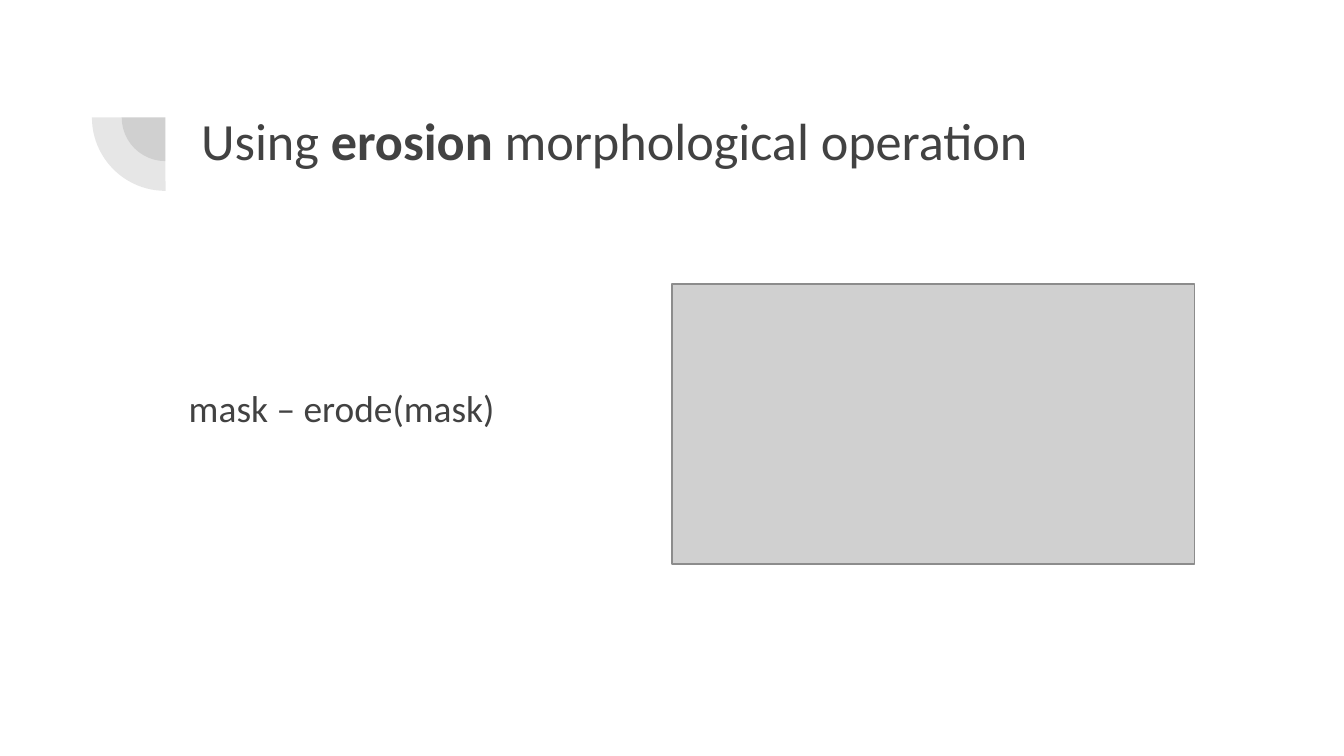
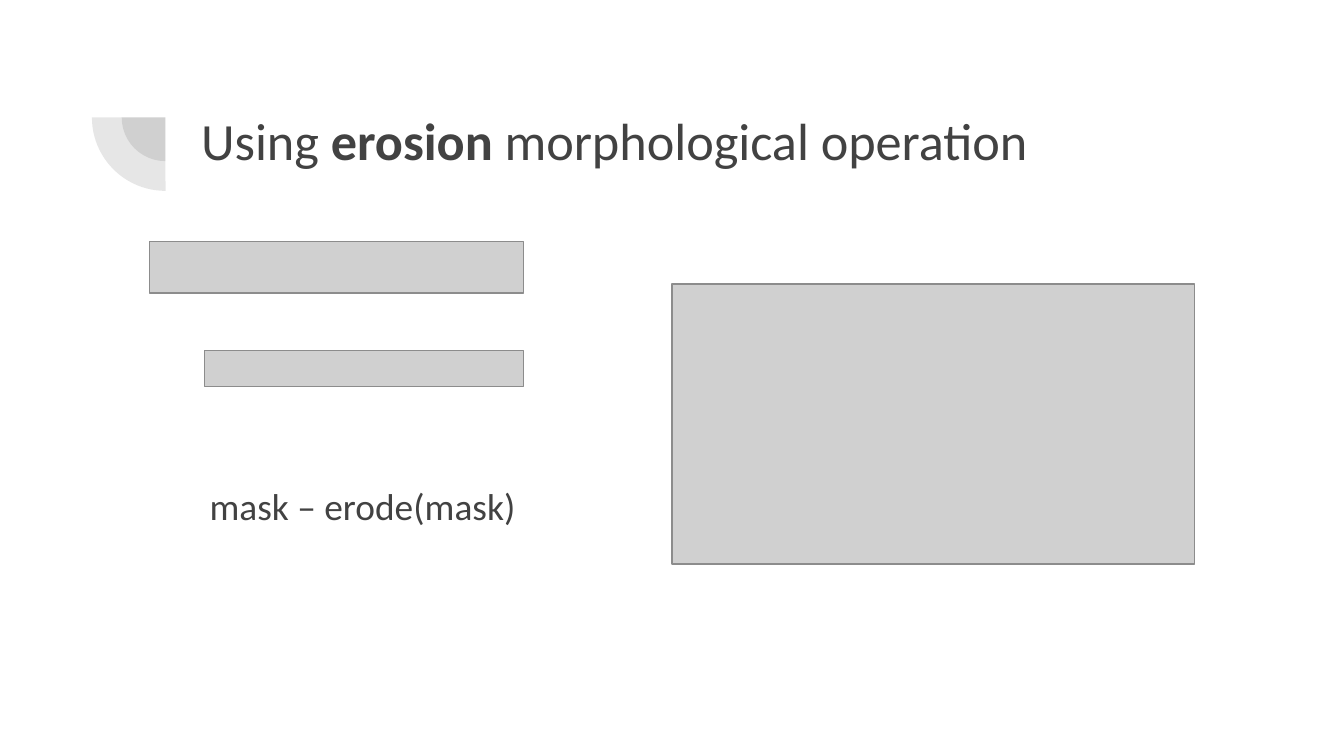
Before and after one commit to lev1khachatryan/SemanticEdgeDetection, a slide deck: slide 4 of Semantic Edge Detection.pptx. Drawn at 1344x756 pixels with LibreOffice and Linux fonts; fonts in the diff are those of the drawing; grey boxes stand for pictures. Boxes give left, top, right and bottom in pixels: in the first picture for what was removed or moved away, otherwise in the second. Text is boxed around its words. In the diff, an @@ line names an element or a change of style, - is before the commit and + after.

```diff
--- a/Semantic Edge Detection.pptx
+++ b/Semantic Edge Detection.pptx
@@ picture added at (x1=149, y1=242, x2=523, y2=293) @@
@@ picture added at (x1=204, y1=351, x2=524, y2=387) @@
@@ text "mask – erode(mask)" moved from (x1=189, y1=395, x2=495, y2=427) to (x1=210, y1=493, x2=515, y2=525) @@
```
Also in this commit, not shown: 1 other slide changed.
